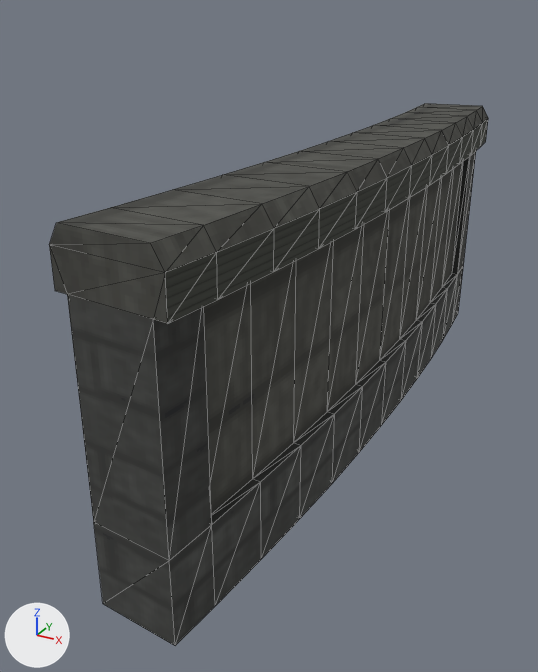
The glTF model maps/marble/models/marble_wall_arc_low.glb, before and after one commit.
Before and after are seen from a camera (50 mm lens) standing at (3.53, -8.91, 5.45) and looking at (-0.85, -0.94, 1.47). The lights are fixed; the arrows at lower left show +X, +Y and +Z. The picture after the commit comes second. Mesh edges are drawn as thin lines. Objects named as collision shapes, trigger or cutter boxes, shadow casters or lower levels of detail are left out. Vertices at exactly the same position are counted once.

In view in the first picture: 'MarbleWallArc'.
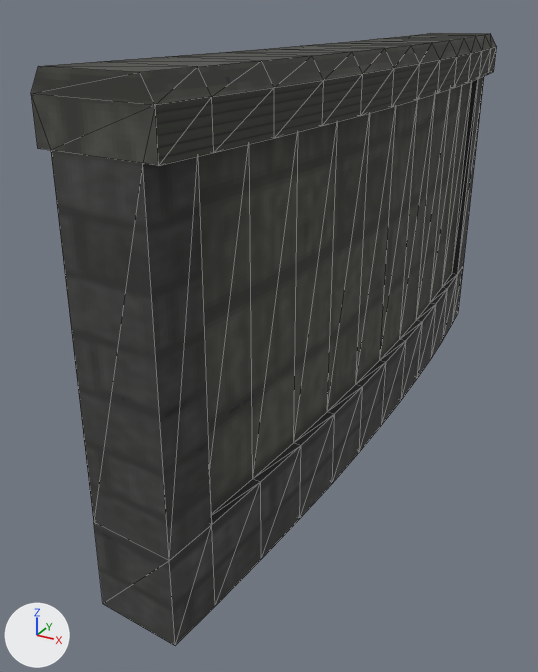
The change, as a list of edits to the scene's bpy script:
```text
Change me_marblewallarc:
    used by ob_marblewallarc; location = (0.0, 0.0, 0.0)
    remove me_marblewallarc.from_pydata(...)  # 200 vertices, 396 faces; spans x -0.86..0.62, y -4.76..4.76, z 0.0..3.9
    add me_marblewallarc.from_pydata(...)  # 200 vertices, 396 faces; spans x -0.86..0.62, y -4.76..4.76, z 0.0..5.07
    me_marblewallarc part 1: all 126 vertices in x -0.86..0.62, y -4.76..4.76, z 3.3..3.9 are moved by (0.0, 0.0, 1.17)
```

What differs and where, as boxes (x1, y1, x2, y2) in the pictures (538 x 672 px; the box of a moved part takes in the faces that stretch with it):
'MarbleWallArc', reshaped (6% wider, 13% taller): before (49, 103, 488, 646); after (31, 33, 497, 646)
part 1 of me_marblewallarc, moved or reshaped: before (49, 103, 488, 554); after (31, 33, 497, 554)
